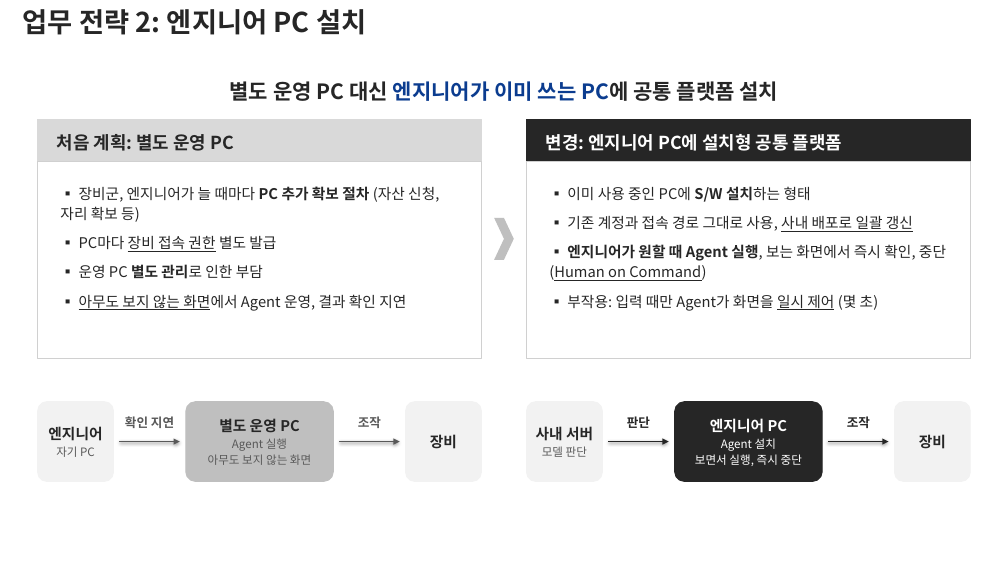
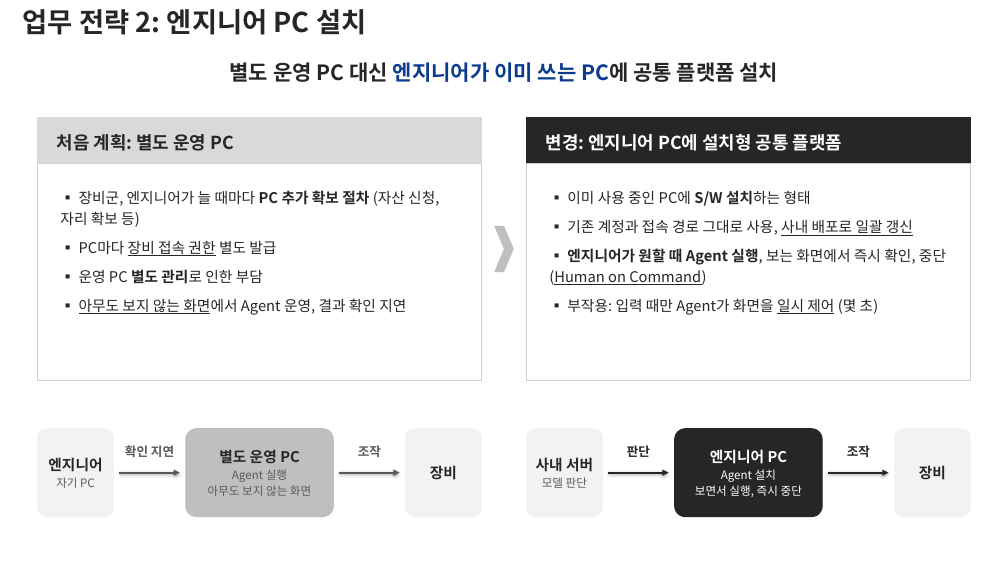
Before and after one commit to DarrenKoi/pm_notes, a slide deck: slide 5 of my-task/arc-tf/deliverables/arc-tf-team-full.pptx. Drawn at 1008x567 pixels with LibreOffice and Linux fonts; fonts in the diff are those of the drawing. Boxes give left, top, right and bottom in pixels: in the first picture for what was removed or moved away, otherwise in the second. Text is boxed around its words. In the diff, an @@ line names an element or a change of style, - is before the commit and + after.

```diff
--- a/my-task/arc-tf/deliverables/arc-tf-team-full.pptx
+++ b/my-task/arc-tf/deliverables/arc-tf-team-full.pptx
@@ text "별도 운영 PC 대신 엔지니어가 ...": place and size @@
-text "별도 운영 PC 대신 엔지니어가 ..." at (230, 81, 779, 101)
+text "별도 운영 PC 대신 엔지니어가 ..." at (230, 62, 779, 82)
@@ rectangle: place and size @@
-rectangle at (38, 161, 482, 358)
+rectangle at (38, 163, 482, 380)
@@ rectangle: place and size @@
-rectangle at (527, 161, 971, 358)
+rectangle at (527, 163, 971, 380)
@@ text "▪ 장비군, 엔지니어가 늘 때마다 ...": place and size @@
-text "▪ 장비군, 엔지니어가 늘 때마다 ..." at (60, 186, 439, 311)
+text "▪ 장비군, 엔지니어가 늘 때마다 ..." at (60, 190, 439, 315)
@@ text "▪ 이미 사용 중인 PC에 ...": place and size @@
-text "▪ 이미 사용 중인 PC에 ..." at (549, 186, 946, 311)
+text "▪ 이미 사용 중인 PC에 ..." at (549, 190, 946, 315)
@@ chevron: place and size @@
-chevron at (495, 218, 514, 259)
+chevron at (495, 226, 514, 272)
@@ rounded rectangle: place and size @@
-rounded rectangle at (38, 402, 113, 481)
+rounded rectangle at (38, 429, 113, 516)
@@ text "엔지니어": place and size @@
-text "엔지니어" at (48, 426, 102, 457)
+text "엔지니어" at (48, 457, 102, 488)
@@ rounded rectangle: place and size @@
-rounded rectangle at (186, 402, 333, 481)
+rounded rectangle at (186, 429, 333, 516)
@@ text "별도 운영 PC": place and size @@
-text "별도 운영 PC" at (208, 418, 311, 465)
+text "별도 운영 PC" at (208, 449, 311, 496)
@@ rounded rectangle: place and size @@
-rounded rectangle at (406, 402, 482, 481)
+rounded rectangle at (406, 429, 482, 516)
@@ text "장비": place and size @@
-text "장비" at (430, 434, 457, 449)
+text "장비" at (430, 465, 457, 480)
@@ rounded rectangle: place and size @@
-rounded rectangle at (527, 402, 603, 481)
+rounded rectangle at (527, 429, 603, 516)
@@ text "사내 서버": place and size @@
-text "사내 서버" at (536, 426, 593, 457)
+text "사내 서버" at (536, 457, 593, 488)
@@ rounded rectangle: place and size @@
-rounded rectangle at (675, 402, 823, 481)
+rounded rectangle at (675, 429, 823, 516)
@@ text "엔지니어 PC": place and size @@
-text "엔지니어 PC" at (695, 418, 802, 466)
+text "엔지니어 PC" at (695, 449, 802, 497)
@@ rounded rectangle: place and size @@
-rounded rectangle at (895, 402, 970, 481)
+rounded rectangle at (895, 429, 970, 516)
@@ text "장비": place and size @@
-text "장비" at (919, 434, 946, 449)
+text "장비" at (919, 465, 946, 480)
@@ 4 texts, 4 arrows: place and size @@
-4 texts, 4 arrows at (119, 416, 889, 442)
+4 texts, 4 arrows at (119, 445, 889, 473)
```
Also in this commit, not shown: 14 other slides changed, 4 other files.
